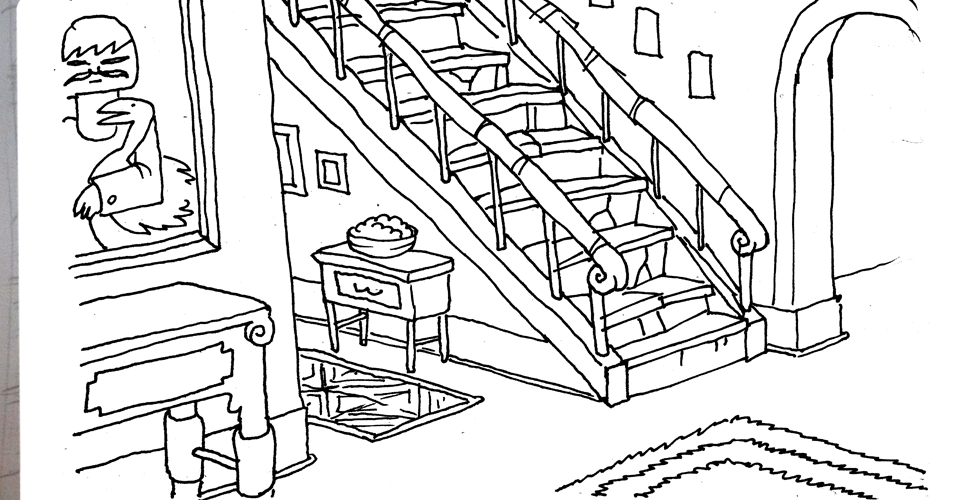
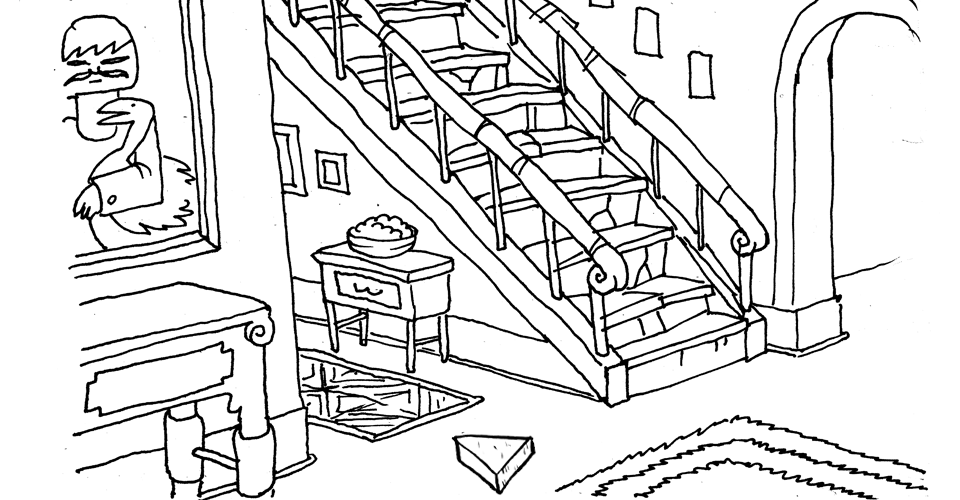
Layers edited between the first and the second 960px x 500px image:
added layer "Layer 2" above "Layer 1" over [451, 433, 536, 496]
painted on "Layer 1" over [0, 0, 21, 500]
